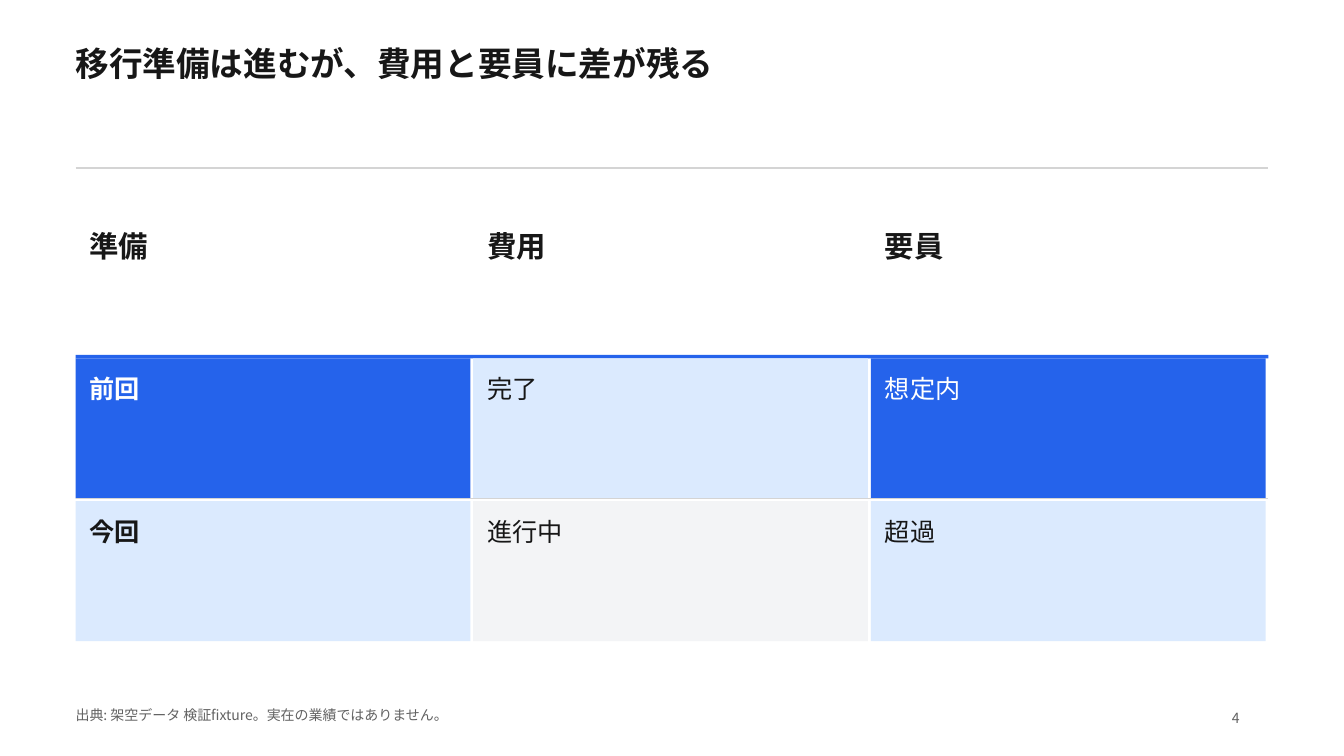
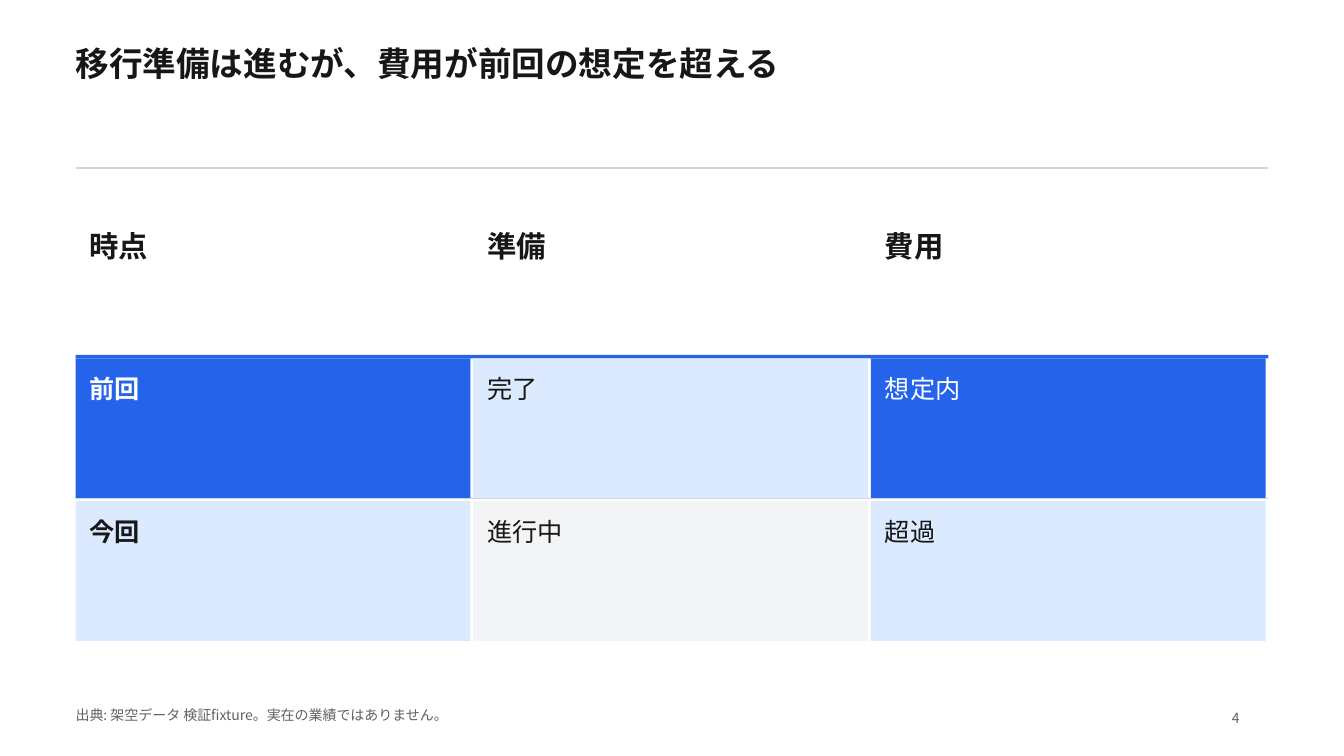
Before and after one commit to Skyjoy0512/Memora-iOS, a slide deck: slide 4 of docs/presentation-integration/scenarios/C/C.pptx. Drawn at 1344x756 pixels with LibreOffice and Linux fonts; fonts in the diff are those of the drawing. Boxes give left, top, right and bottom in pixels: in the first picture for what was removed or moved away, otherwise in the second. Text is boxed around its words. In the diff, an @@ line names an element or a change of style, - is before the commit and + after.

```diff
--- a/docs/presentation-integration/scenarios/C/C.pptx
+++ b/docs/presentation-integration/scenarios/C/C.pptx
@@ text at (x1=76, y1=47, x2=780, y2=79): text changed @@
-移行準備は進むが、費用と要員に差が残る
+移行準備は進むが、費用が前回の想定を超える
@@ text at (x1=90, y1=232, x2=149, y2=260): text changed @@
-準備
+時点
@@ text at (x1=487, y1=232, x2=546, y2=260): text changed @@
-費用
+準備
@@ text at (x1=885, y1=232, x2=944, y2=260): text changed @@
-要員
+費用
```
Also in this commit, not shown: 3 other slides changed, 47 other files.
